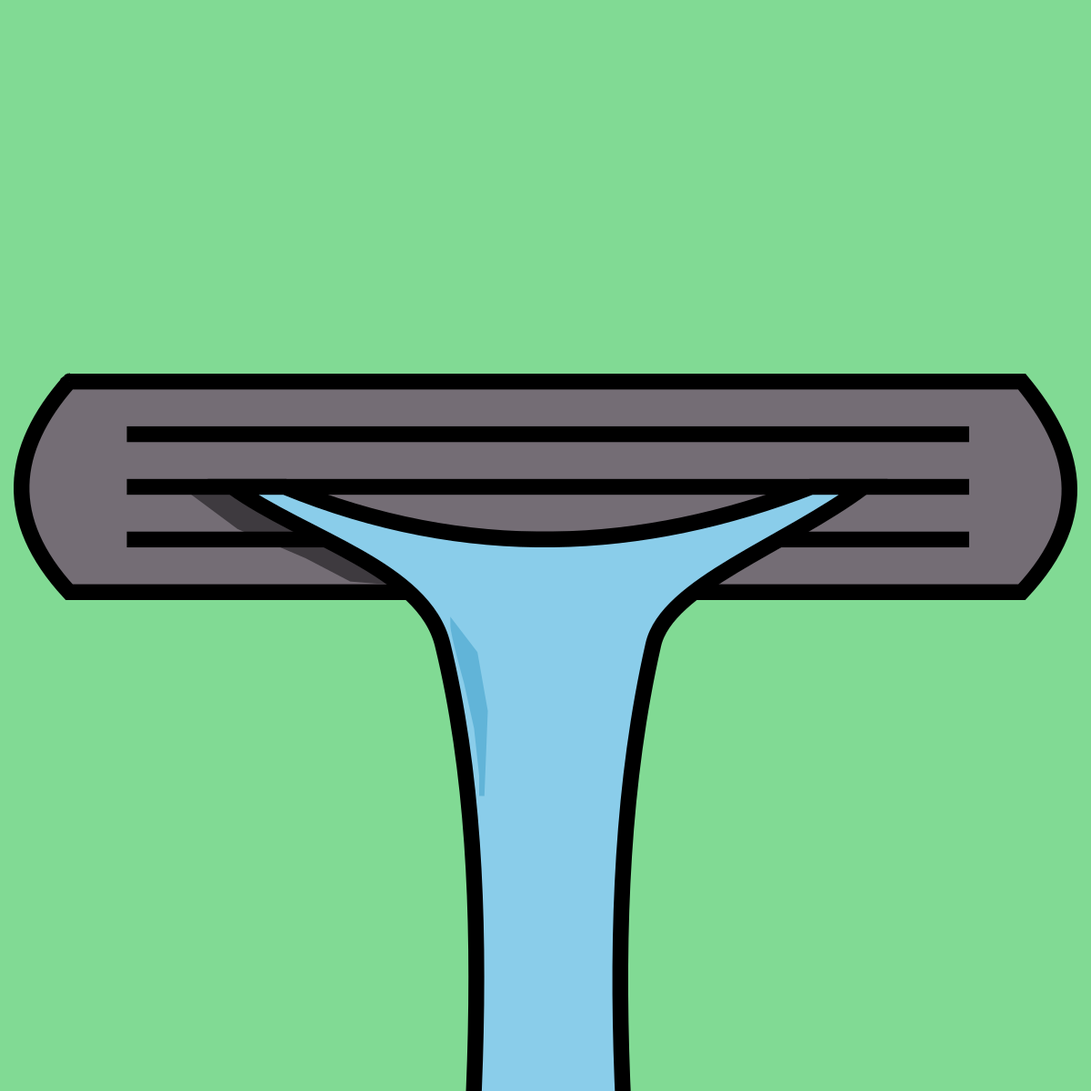
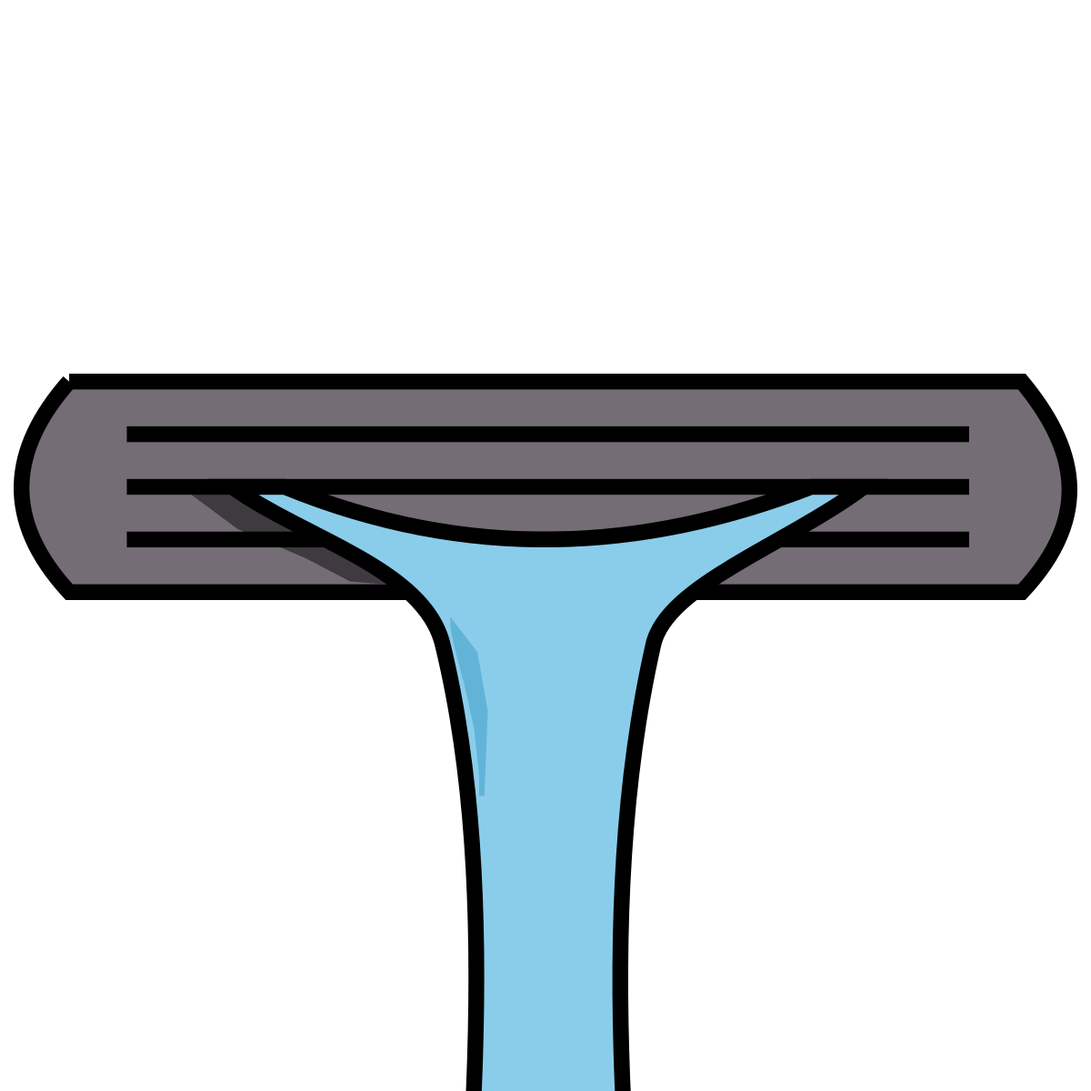
Layers edited between the first and the second 1091x1091 image:
hid "touchupedge" over [60, 372, 72, 383]
hid "Concrete" over [0, 0, 1091, 1091]
